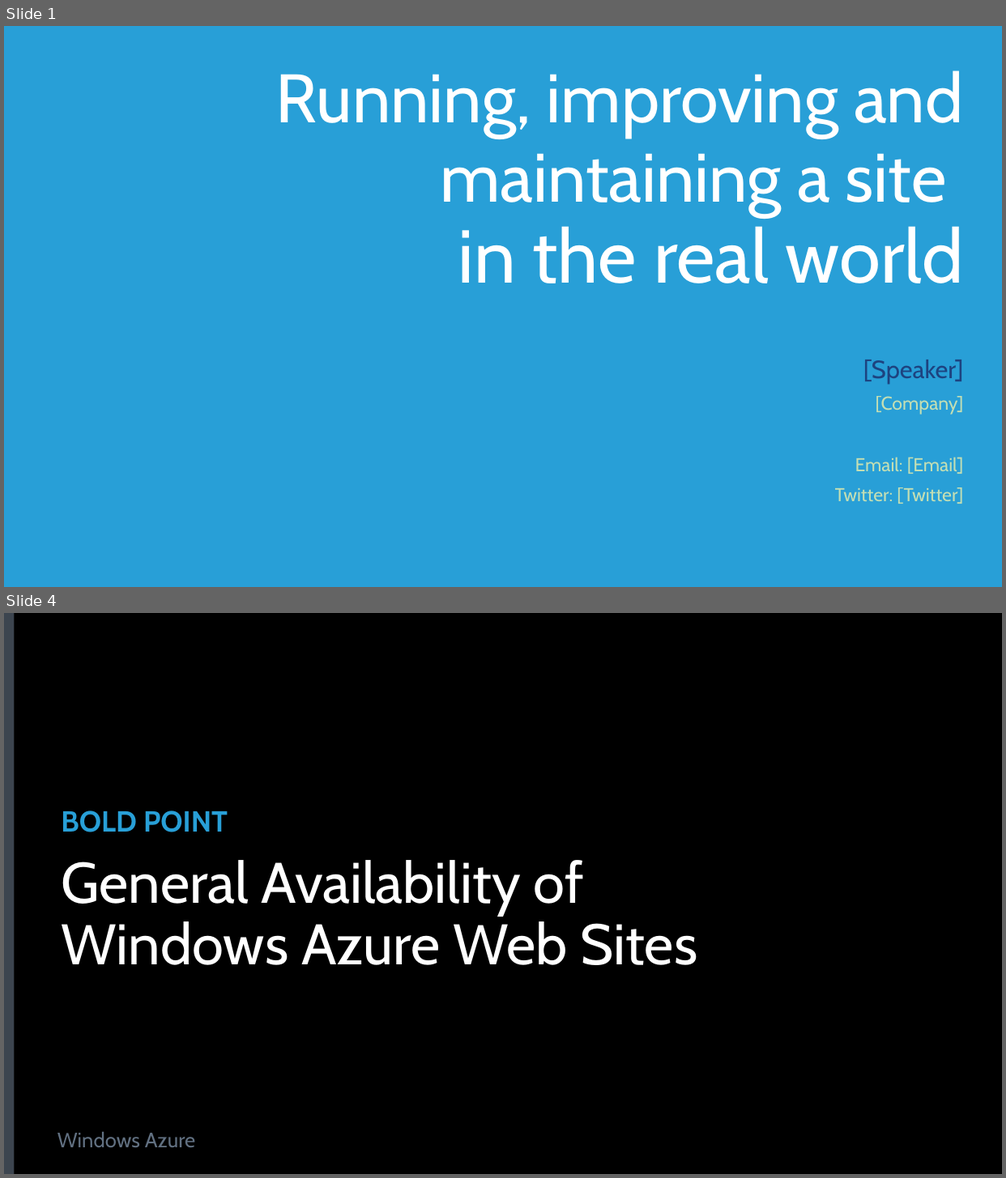
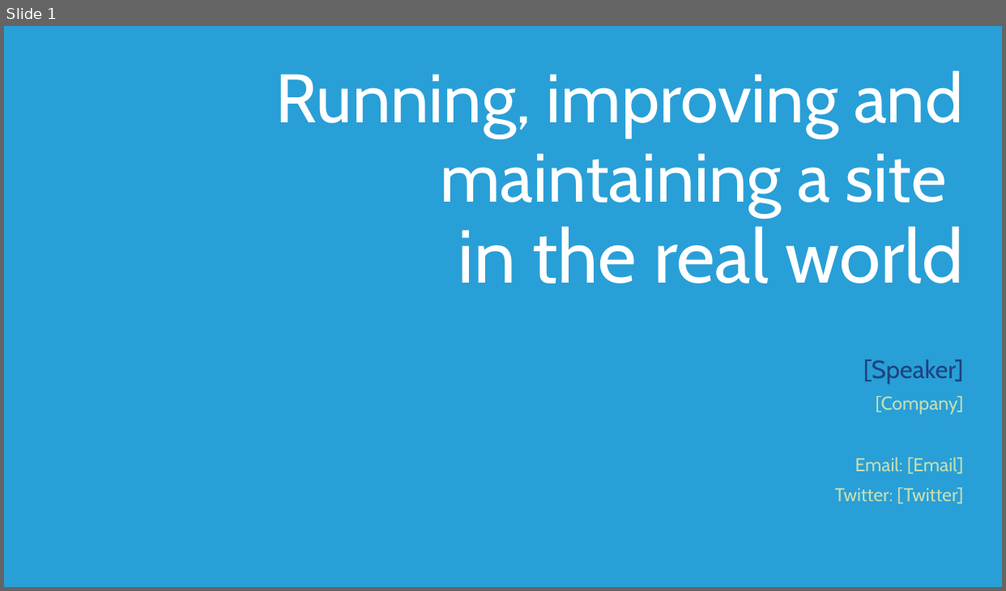
Before and after one commit to Microsoft-Web/DECK-ASPNET-in-Production, a slide deck: 6-ASPNET-in-Production.pptx. Shown one above the other, each under a label of ours: slides 1 and 4 before the commit, slide 1 after it; the slides between them are not shown. The pictures are 1006x1178 and 1006x591 pixels, drawn with LibreOffice and Linux fonts; fonts in the diff are those of the drawing; background and template pictures are left out. Boxes give left, top, right and bottom in pixels: in the first picture for what was removed or moved away, otherwise in the second. Text is boxed around its words. In the diff, an @@ line names an element or a change of style, - is before the commit and + after.

```diff
--- a/6-ASPNET-in-Production.pptx
+++ b/6-ASPNET-in-Production.pptx
@@ slide 4 removed at (4,613,1002,1174), background #000000 @@
@@ rectangle removed at (4,613,14,1174) @@
@@ title removed at (61,811,228,833) @@
-BOLD POINT
@@ subtitle removed at (61,860,698,965) @@
-General Availability of
-Windows Azure Web Sites
@@ text removed at (57,1132,195,1148) @@
-Windows Azure
```
Also in this commit, not shown: 1 slide changed, 2 slides added, 7 other slides removed, 1 other file.
